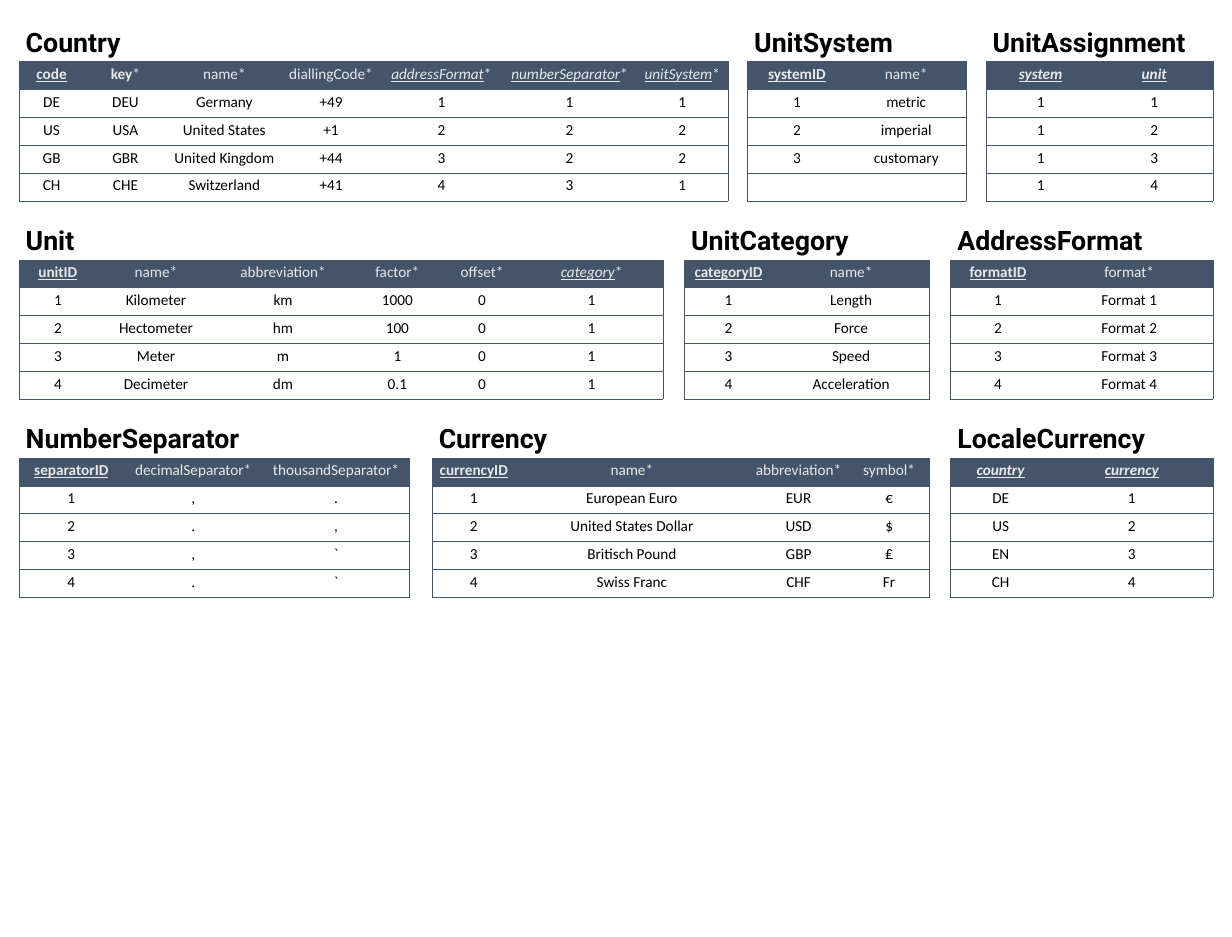
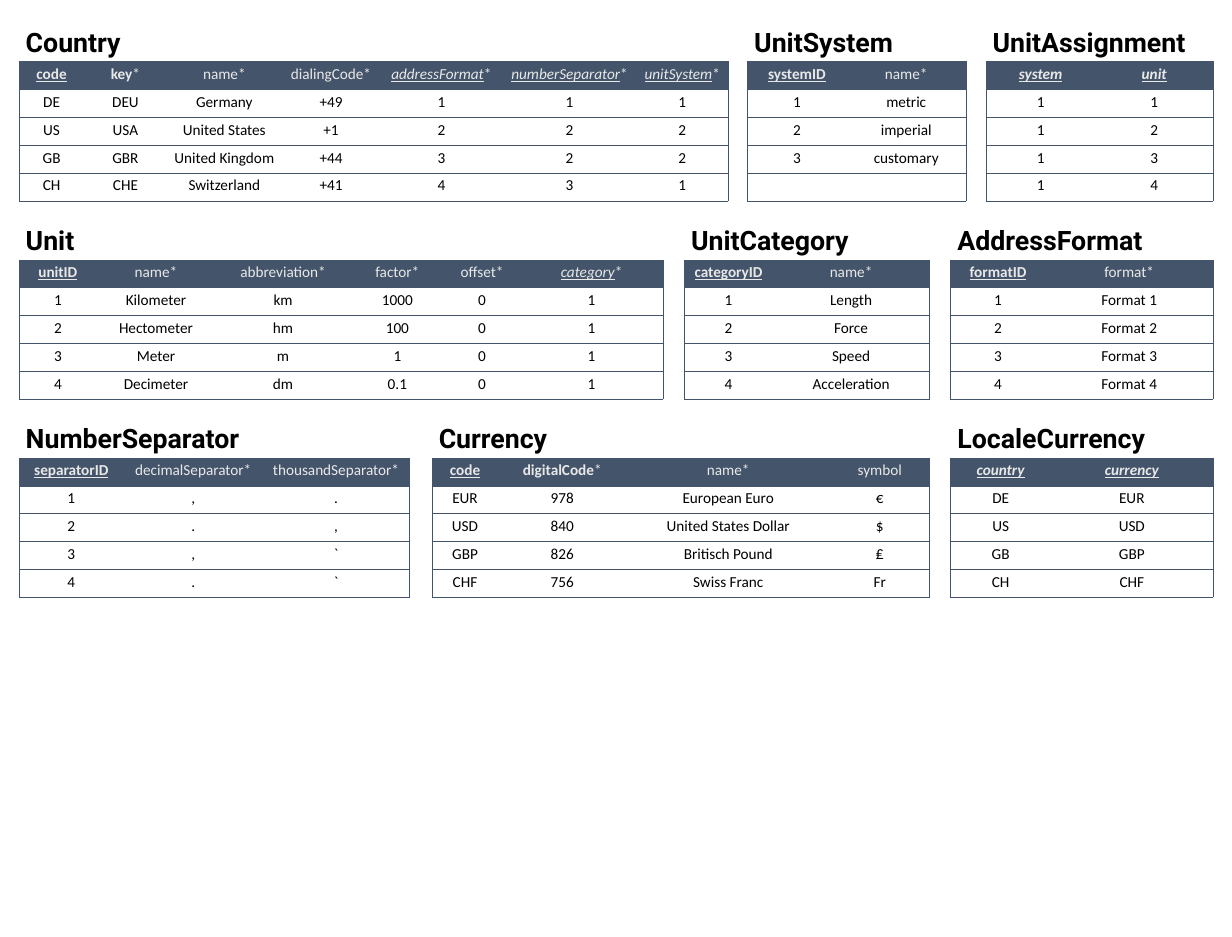
Before and after one commit to DonColon/appman-api-spec, a slide deck: slide 10 of docs/Appman - Datenmodell.pptx. Drawn at 1232x937 pixels with LibreOffice and Linux fonts; fonts in the diff are those of the drawing. Boxes give left, top, right and bottom in pixels: in the first picture for what was removed or moved away, otherwise in the second. Text is boxed around its words. In the diff, an @@ line names an element or a change of style, - is before the commit and + after.

```diff
--- a/docs/Appman - Datenmodell.pptx
+++ b/docs/Appman - Datenmodell.pptx
@@ table at (19,62,729,201) @@
-row 1, column 4: diallingCode*
+row 1, column 4: dialingCode*
@@ table at (432,458,929,597) @@
-row 1: currencyID | name* | abbreviation* | symbol*
+row 1: code | digitalCode* | name* | symbol
-row 2: 1 | European Euro | EUR | €
+row 2: EUR | 978 | European Euro | €
-row 3: 2 | United States Dollar | USD | $
+row 3: USD | 840 | United States Dollar | $
-row 4: 3 | Britisch Pound | GBP | ₤
+row 4: GBP | 826 | Britisch Pound | ₤
-row 5: 4 | Swiss Franc | CHF | Fr
+row 5: CHF | 756 | Swiss Franc | Fr
@@ table at (950,458,1213,597) @@
-row 2, column 2: 1
+row 2, column 2: EUR
-row 3, column 2: 2
+row 3, column 2: USD
-row 4, column 1: EN
+row 4, column 1: GB
-row 4, column 2: 3
+row 4, column 2: GBP
-row 5, column 2: 4
+row 5, column 2: CHF
```
Also in this commit, not shown: 1 other slide changed, 6 other files.
